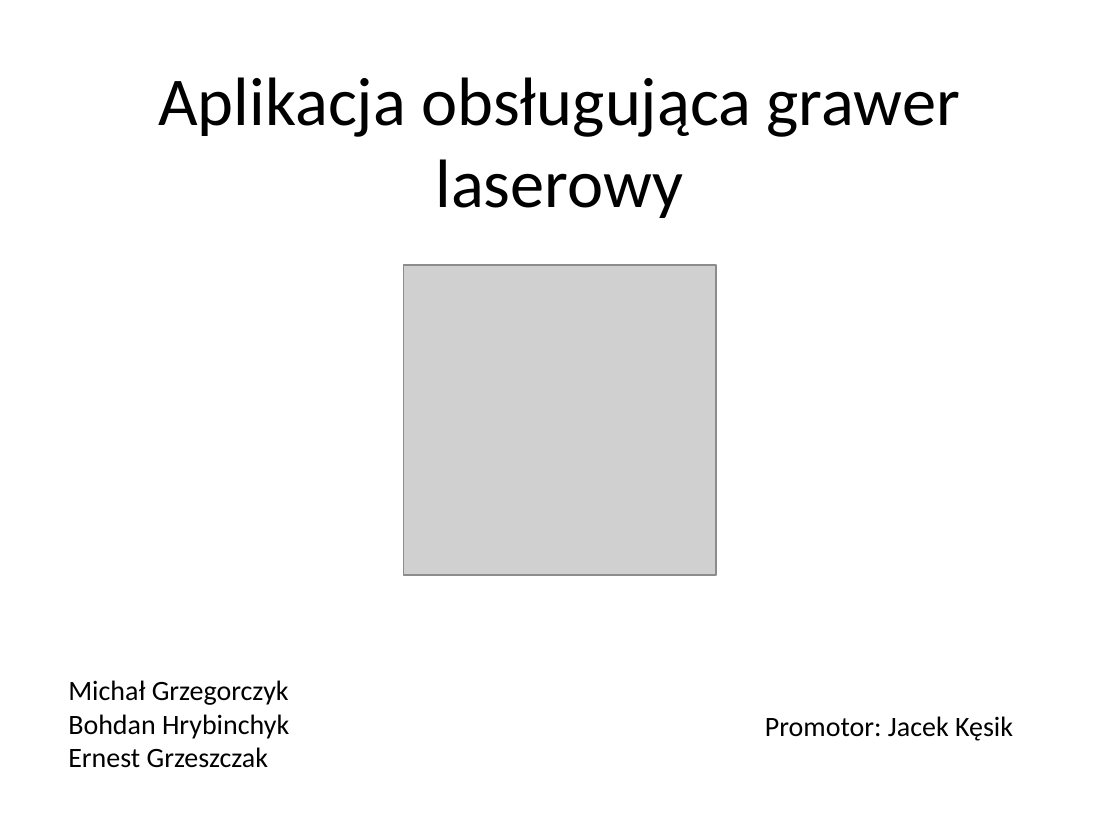
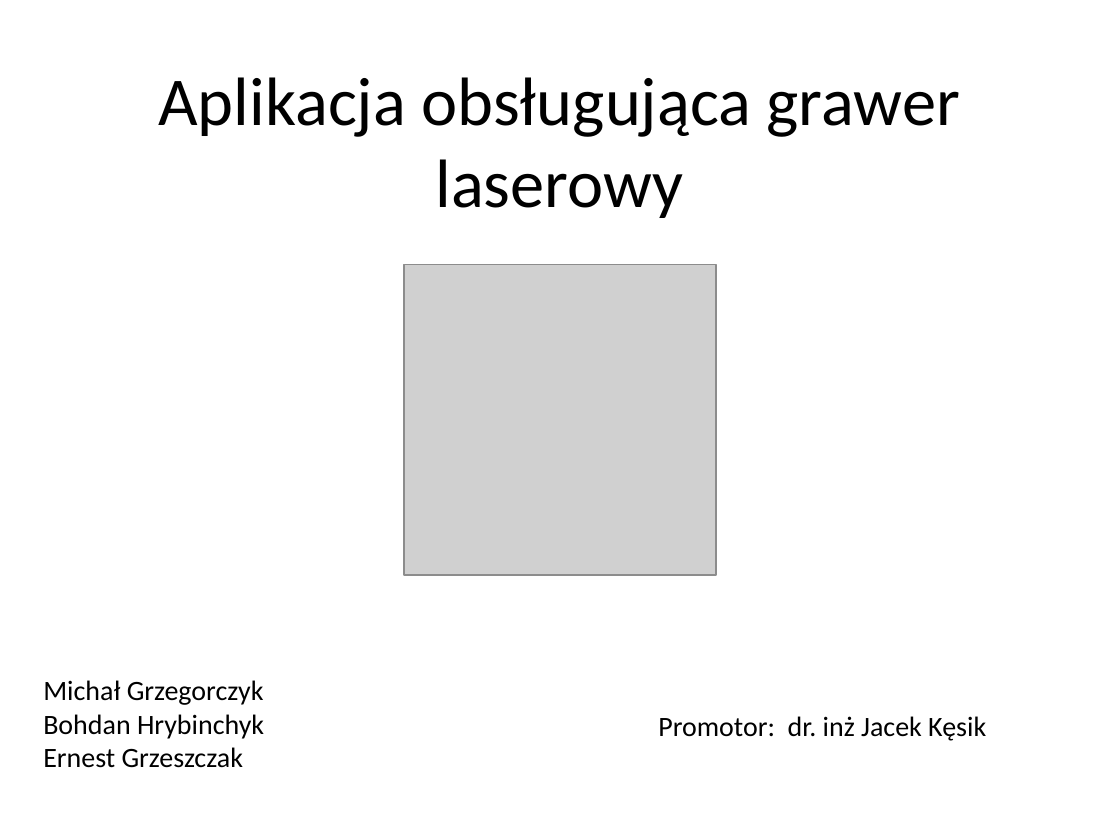
Before and after one commit to egrzeszczak/b.eng.project, a slide deck: slide 1 of Dokumentacja/Aplikacja_obsługująca_grawer_laserowy.pptx. Drawn at 1120x840 pixels with LibreOffice and Linux fonts; fonts in the diff are those of the drawing; grey boxes stand for pictures. Boxes give left, top, right and bottom in pixels: in the first picture for what was removed or moved away, otherwise in the second. Text is boxed around its words. In the diff, an @@ line names an element or a change of style, - is before the commit and + after.

```diff
--- a/Dokumentacja/Aplikacja_obsługująca_grawer_laserowy.pptx
+++ b/Dokumentacja/Aplikacja_obsługująca_grawer_laserowy.pptx
@@ text "Michał Grzegorczyk": place and size @@
-text "Michał Grzegorczyk" at (68,680,289,768)
+text "Michał Grzegorczyk" at (43,680,264,768)
@@ text at (658,716,986,741): text changed @@
-Promotor: Jacek Kęsik
+Promotor: dr. inż Jacek Kęsik
```
Also in this commit, not shown: 3 other slides changed, 4 other files.
